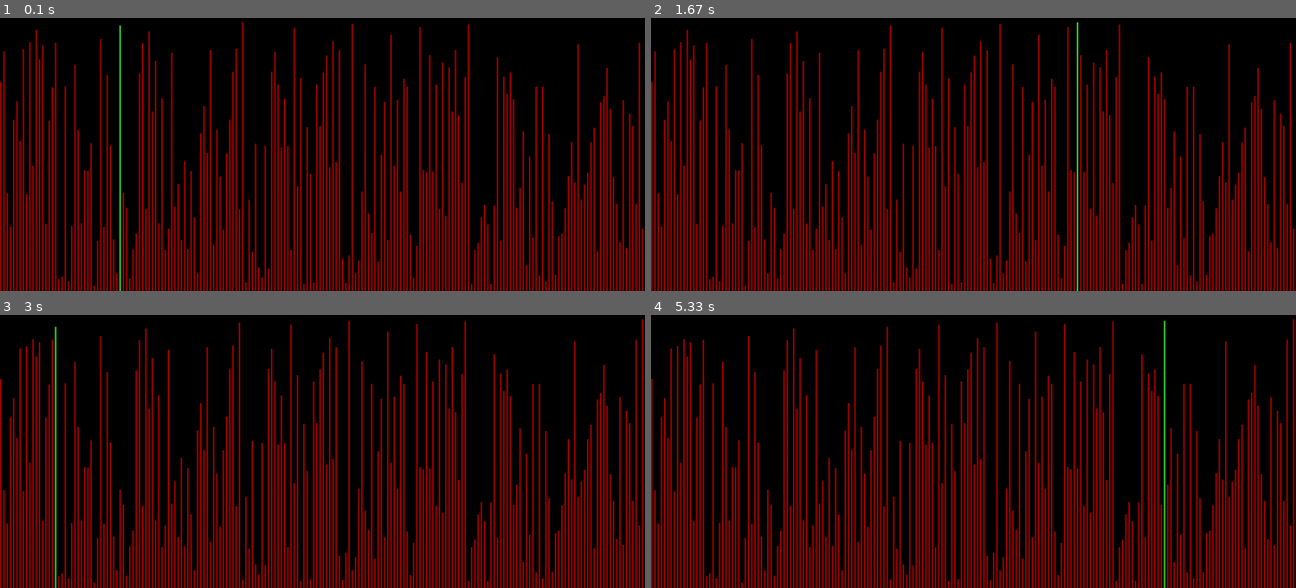
Above: before the commit, frames 1-4 (two rows, left to right).
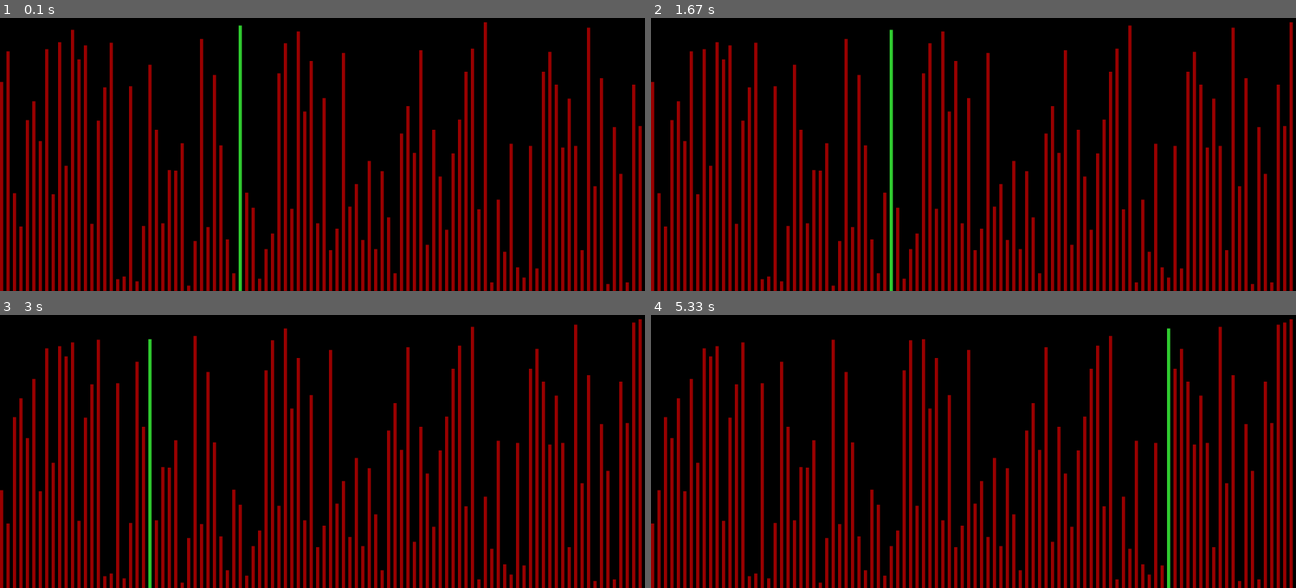
Above: after the commit, the same moments.

Repository: LittleFinchy/mini-pygames
Game: pygame game, started from bub_sort/main.py
The game is run twice, just before and just after one commit, with the same random seed, the same clock (stepped at 60 frames per second) and the same inputs.
Inputs:
- Up to frame 1 (0.1 s): no input
- Up to frame 2 (1.67 s): no input
- Up to frame 3 (3 s): no input
- Up to frame 4 (5.33 s): no input

The runs differ from the first frame. In frame 1, 35% of the frame differs, in the area x 0-100%, y 1-100%; in frame 2, 33%; in frame 3, 34%; in frame 4, 36%.

Commit message:
Update main.py

Diff:
--- a/bub_sort/main.py
+++ b/bub_sort/main.py
@@ -6,7 +6,7 @@
 pygame.init()
 
 win = pygame.display.set_mode((1200,600))
-NUM_OF_STICKS = 200
+NUM_OF_STICKS = 100
 stick_spacing = pygame.display.get_surface().get_size()[0] // NUM_OF_STICKS
 
 sticks = []
